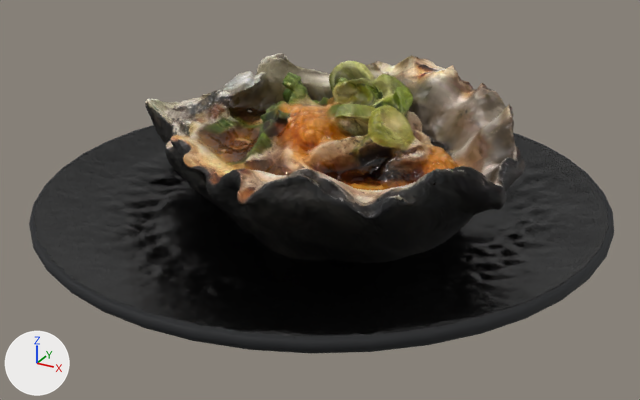
Renders of the glTF model Plato_11.glb from each side of a commit.
The view is the same before and after, from a 50 mm camera at (0.175, -0.32, 0.179) aimed at (0.002, -0.006, 0.022). Arrows for +X, +Y and +Z are at lower left; the lights stay in place. The first picture is the older version. Where no turn or scale is listed for an object, it has been applied to the vertices.

The scene before the commit, as lines of its bpy script (objects in view):
```python
me_mesh_0_051 = bpy.data.meshes.new('Mesh_0.051')
me_mesh_0_051.from_pydata(...)  # 11951 vertices, 23662 faces; spans x -0.088..0.088, y -0.074..0.068, z 0.002..0.075
me_mesh_0_051.materials.append(mat_material_0_005)
me_pcylinder7_mug_0_003 = bpy.data.meshes.new('pCylinder7_Mug_0.003')
me_pcylinder7_mug_0_003.from_pydata(...)  # 4548 vertices, 8783 faces; spans x -0.125..0.125, y -0.125..0.125, z 0.002..0.026
# faces by material slot: [520, 8263]
me_pcylinder7_mug_0_003.materials.append(mat_material_004)  # black #1d1e21
me_pcylinder7_mug_0_003.materials.append(mat_slicedmeatplate_002)
ob_baked_ponzu_oyster_izakaya_style_decimate = bpy.data.objects.new('Baked Ponzu Oyster Izakaya Style Decimate', me_mesh_0_051)
ob_baked_ponzu_oyster_izakaya_style_decimate.location = (-0.001, 0.0015, -0.002)
ob_platefromslicedmeat = bpy.data.objects.new('PlateFromSlicedMeat', me_pcylinder7_mug_0_003)
ob_platefromslicedmeat.location = (0.0, 0.0, 0.0)
```
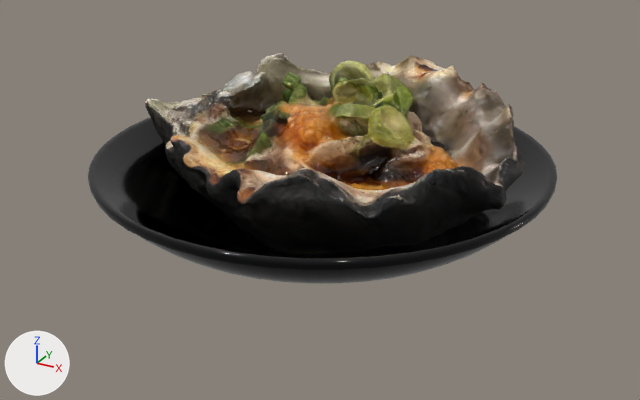
The newer file is also rescaled (x1.101), turned or shifted as a whole; pictures and numbers use the older file's frame.

The change, as a list of edits to the scene's bpy script:
```text
Add mat_plate_coat_004:
    mat_plate_coat_004 = principled_material('Plate_coat.004')
    mat_plate_coat_004.base_color = (0.0, 0.0, 0.0)  # black #000000
    mat_plate_coat_004.metallic = 0.2
    mat_plate_coat_004.roughness = 0.1
Add me_plate_01_plate_main_0_004:
    me_plate_01_plate_main_0_004.from_pydata(...)  # 1414 vertices, 2606 faces; spans x -0.1..0.1, y -0.1..0.1, z 0.0..0.04
    me_plate_01_plate_main_0_004.materials.append(mat_plate_coat_004)  # black #000000
Remove ob_platefromslicedmeat:
    ob_platefromslicedmeat = bpy.data.objects.new('PlateFromSlicedMeat', me_pcylinder7_mug_0_003)
    ob_platefromslicedmeat.location = (0.0, 0.0, 0.0)
Add ob_stylized_black_plate_003:
    ob_stylized_black_plate_003 = bpy.data.objects.new('Stylized Black Plate.003', me_plate_01_plate_main_0_004)
    ob_stylized_black_plate_003.location = (0.0, 0.0, 0.0005)
```

Pixel boxes [x1, y1, x2, y2] of what changed, in the pictures (640 x 400 px):
'PlateFromSlicedMeat', deleted
    before: [29, 125, 614, 353]
    faces in mat_slicedmeatplate_002: [34, 126, 608, 338]
    faces in mat_material_004 (black #1d1e21): [29, 125, 614, 353]
'Stylized Black Plate.003', added (black)
    after: [88, 117, 557, 284]
